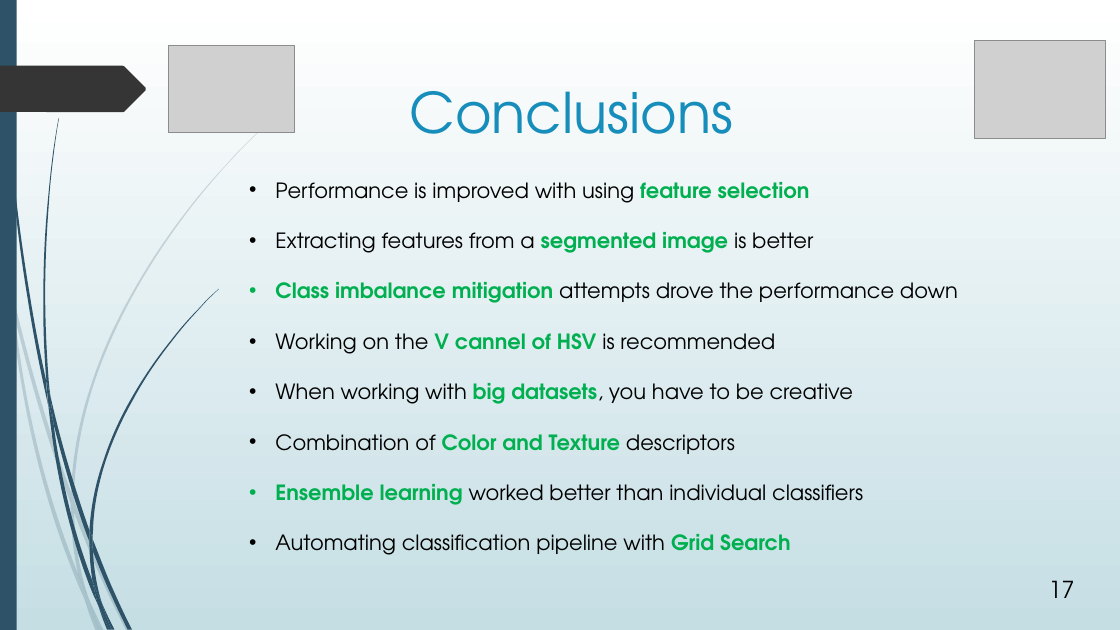
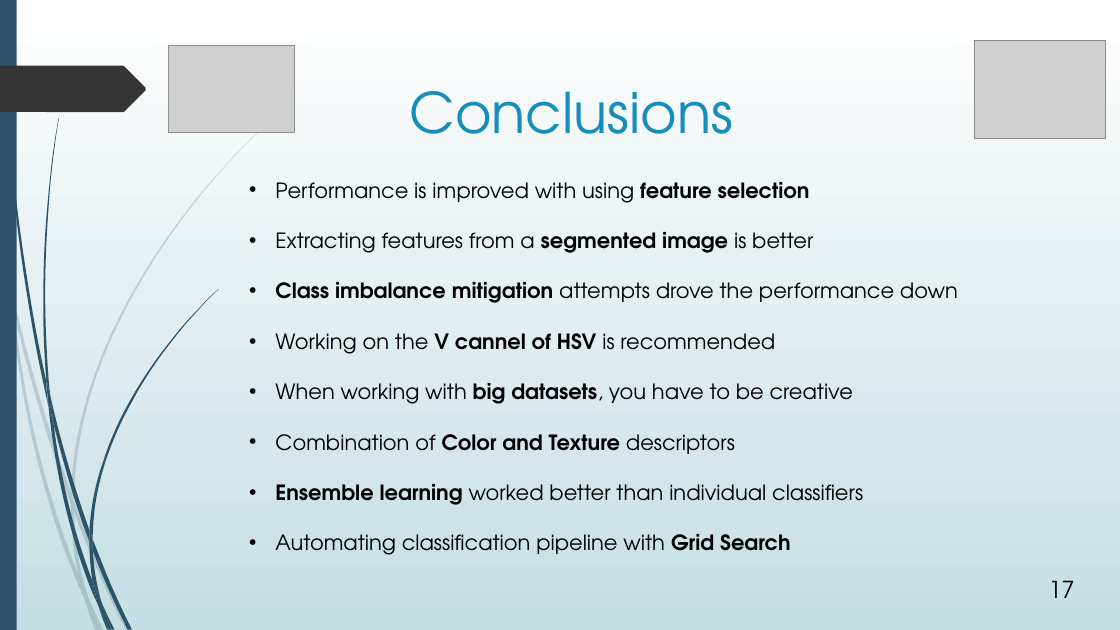
Before and after one commit to avasile96/CAD, a slide deck: slide 17 of Presentation_updated.pptx. Drawn at 1120x630 pixels with LibreOffice and Linux fonts; fonts in the diff are those of the drawing; grey boxes stand for pictures. Boxes give left, top, right and bottom in pixels: in the first picture for what was removed or moved away, otherwise in the second. Text is boxed around its words. In the diff, an @@ line names an element or a change of style, - is before the commit and + after.

```diff
--- a/Presentation_updated.pptx
+++ b/Presentation_updated.pptx
@@ text "Performance is improved with using ..." at (275,182,958,555): text colour #00B050 to #000000 in "feature selection", "segmented image", "Class imbalance mitigation", "V cannel of HSV" and 4 more places @@
```
Also in this commit, not shown: 1 other slide changed, 2 slides added.
